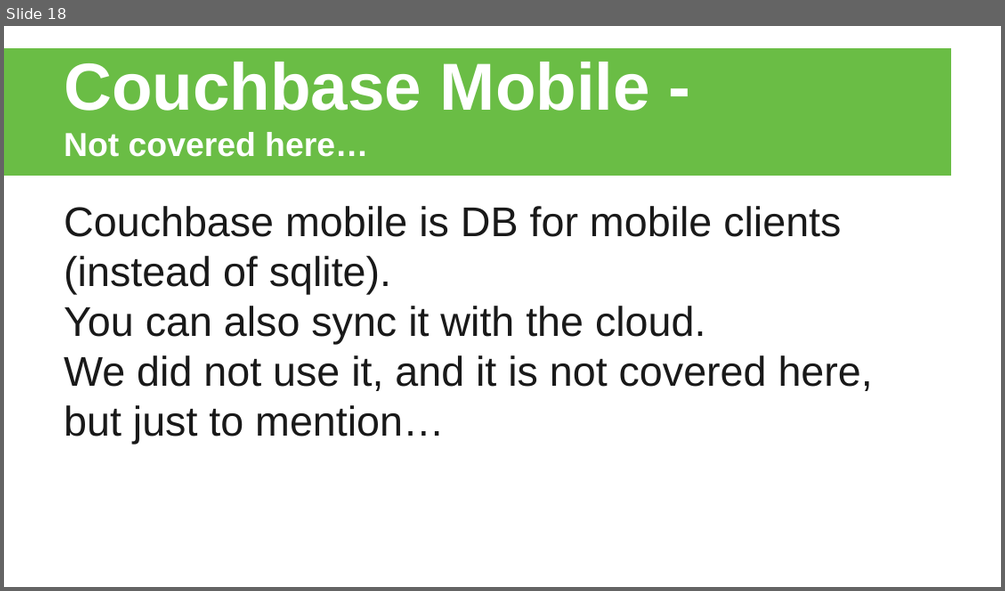
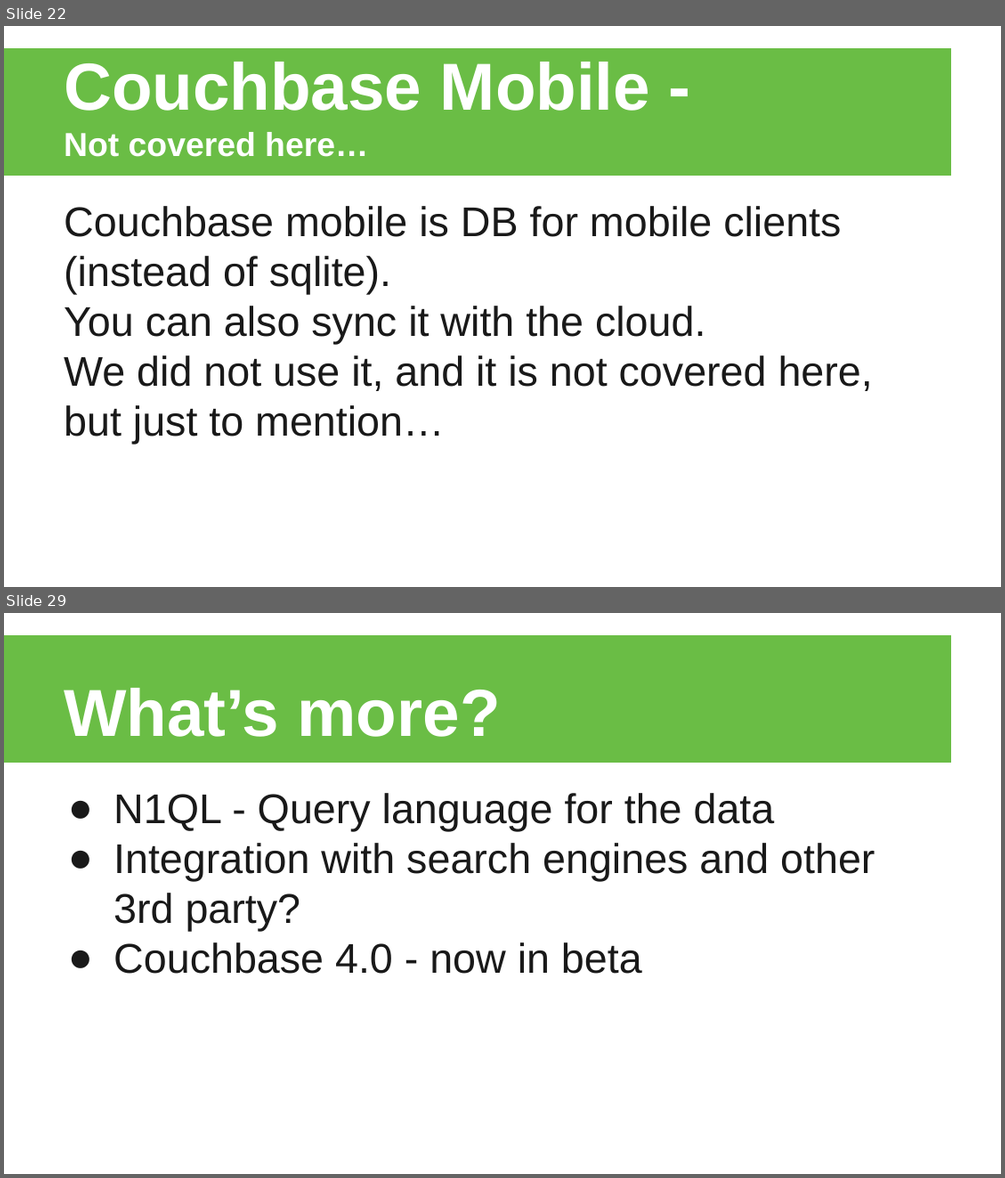
Before and after one commit to ekeydar/cb-mesh, a slide deck: slides/slides.pptx. Shown one above the other, each under a label of ours: slide 18 before the commit, slides 22 and 29 after it; the slides between them are not shown. The pictures are 1005x591 and 1005x1178 pixels, drawn with LibreOffice and Linux fonts; fonts in the diff are those of the drawing; background and template pictures are left out. Boxes give left, top, right and bottom in pixels: in the first picture for what was removed or moved away, otherwise in the second. Text is boxed around its words. In the diff, an @@ line names an element or a change of style, - is before the commit and + after.

```diff
--- a/slides/slides.pptx
+++ b/slides/slides.pptx
@@ slide 29 added at (4, 613, 1001, 1174), background #FFFFFF; not listed: 1 template element that a slide beside it also shows @@
@@ title added at (64, 688, 501, 737), 48 pt, text #FFFFFF, bold @@
+What’s more?
@@ text added at (113, 793, 874, 973), 30 pt, text #191919 @@
+● N1QL - Query language for the data
+● Integration with search engines and other 3rd party?
+● Couchbase 4.0 - now in beta
@@ what was slide 18 is now slide 22 @@
```
Also in this commit, not shown: 3 slides changed, 10 other slides added, 1 slide removed.
